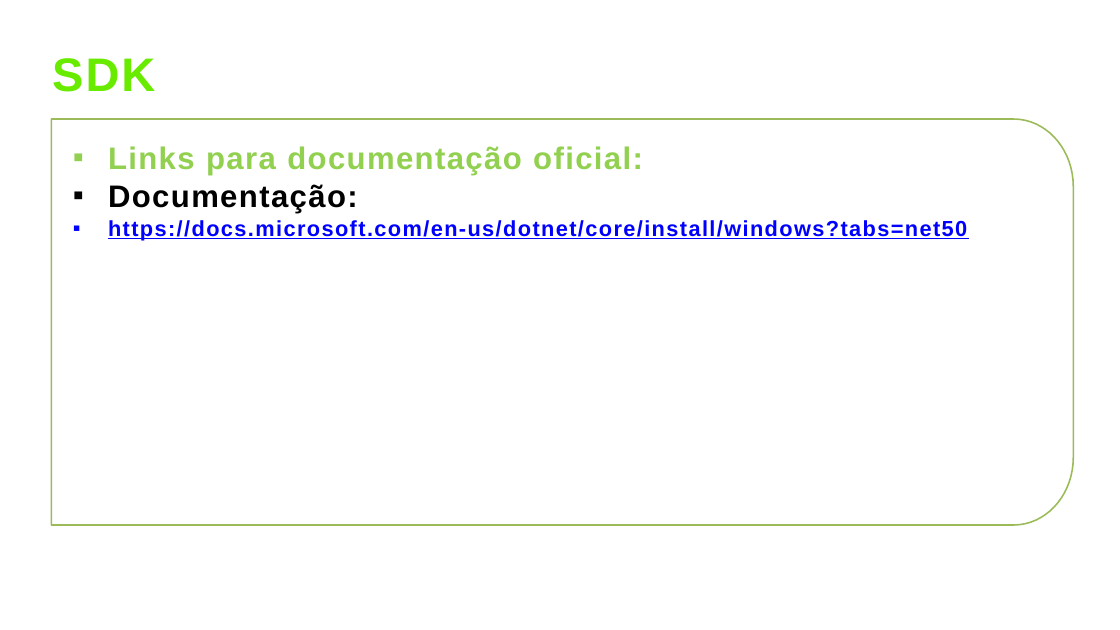
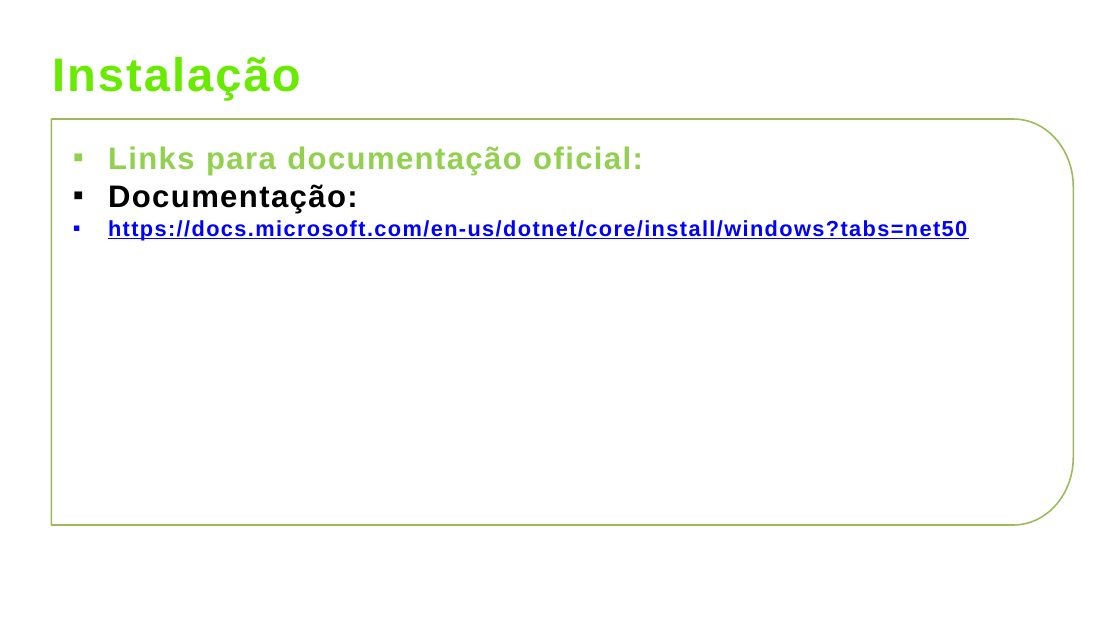
Before and after one commit to lsantoss/Treinamentos, a slide deck: slide 5 of #00 - Material de Apoio/00 - Fundamentos de C#/02 - Frameworks/PPTs/06 - Runtime e SDK.pptx. Drawn at 1120x630 pixels with LibreOffice and Linux fonts; fonts in the diff are those of the drawing; background and template pictures are left out. Boxes give left, top, right and bottom in pixels: in the first picture for what was removed or moved away, otherwise in the second. Text is boxed around its words. In the diff, an @@ line names an element or a change of style, - is before the commit and + after.

```diff
--- a/#00 - Material de Apoio/00 - Fundamentos de C#/02 - Frameworks/PPTs/06 - Runtime e SDK.pptx
+++ b/#00 - Material de Apoio/00 - Fundamentos de C#/02 - Frameworks/PPTs/06 - Runtime e SDK.pptx
@@ text at [52, 57, 300, 100]: text changed @@
-SDK
+Instalação
```
Also in this commit, not shown: 18 other files.
